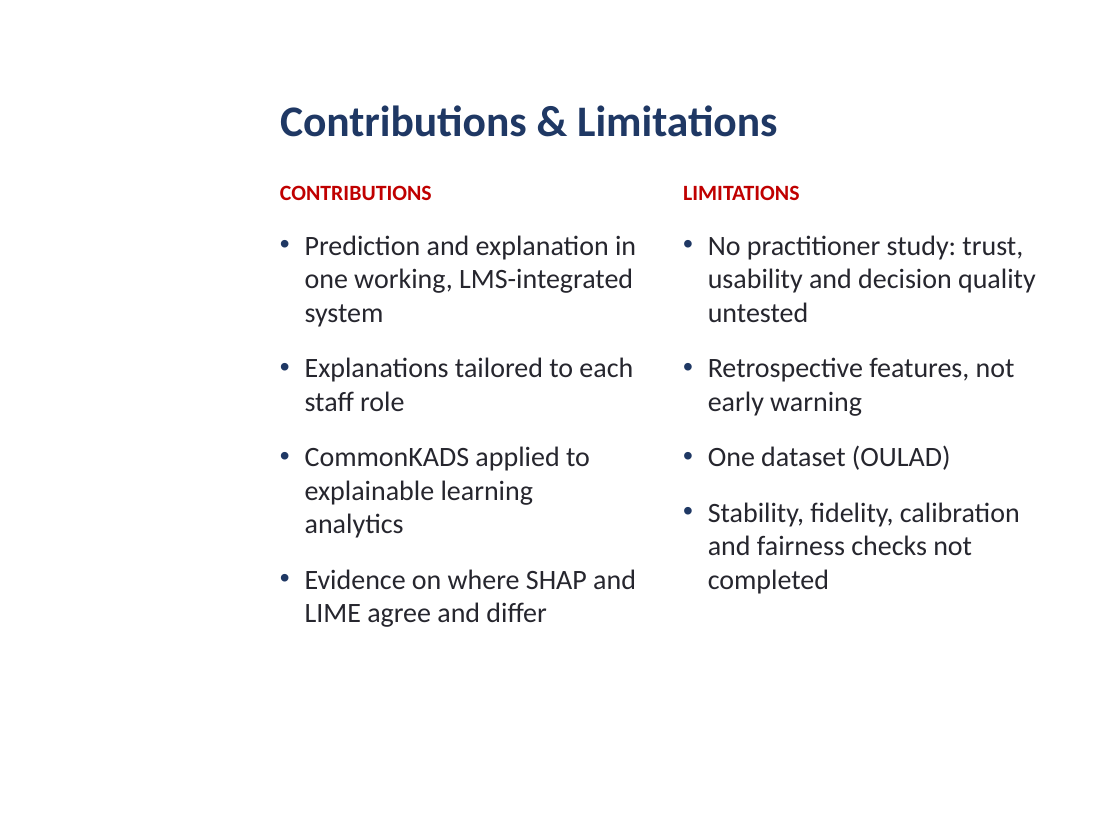
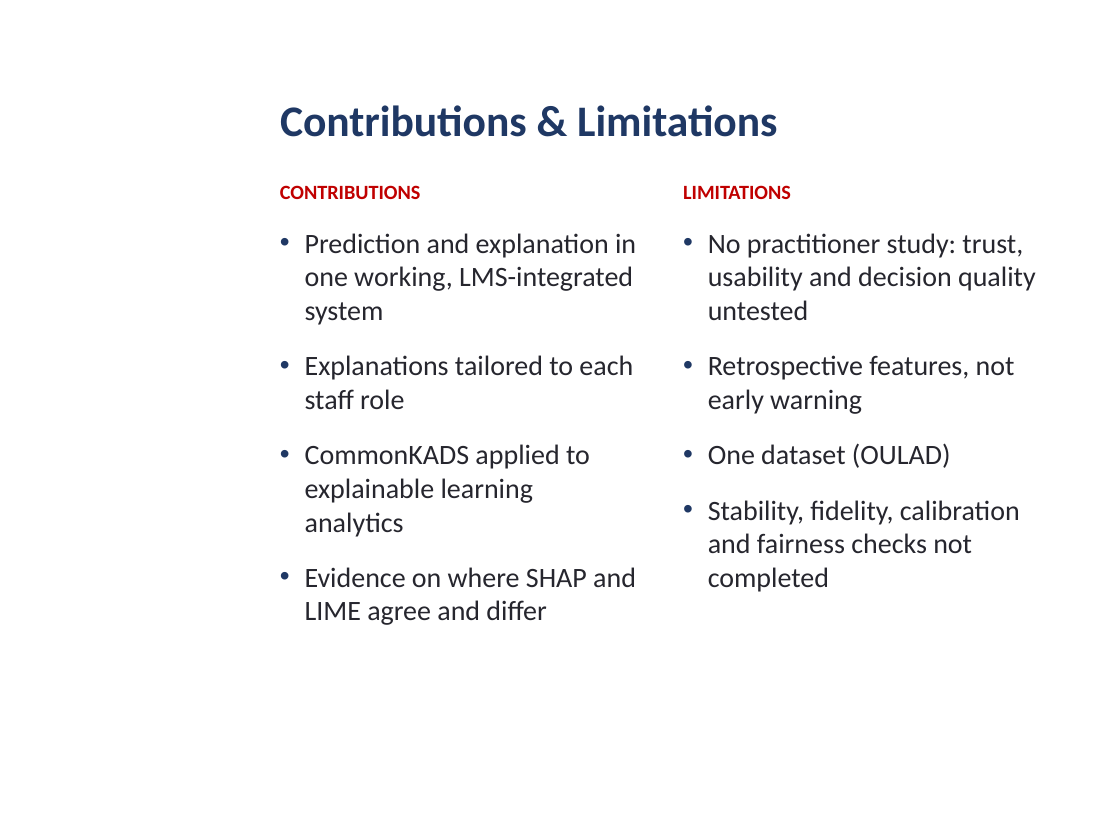
Before and after one commit to daniel-larry/python-run-result, a slide deck: slide 11 of Internal_Defense_Presentation.pptx. Drawn at 1120x840 pixels with LibreOffice and Linux fonts; fonts in the diff are those of the drawing; background and template pictures are left out. Boxes give left, top, right and bottom in pixels: in the first picture for what was removed or moved away, otherwise in the second. Text is boxed around its words. In the diff, an @@ line names an element or a change of style, - is before the commit and + after.

```diff
--- a/Internal_Defense_Presentation.pptx
+++ b/Internal_Defense_Presentation.pptx
@@ text at <box>280,185,421,199</box>: size 14 to 13 pt in "CONTRIBUTIONS" @@
@@ text at <box>683,185,791,199</box>: size 14 to 13 pt in "LIMITATIONS" @@
```
Also in this commit, not shown: 9 other slides changed.
